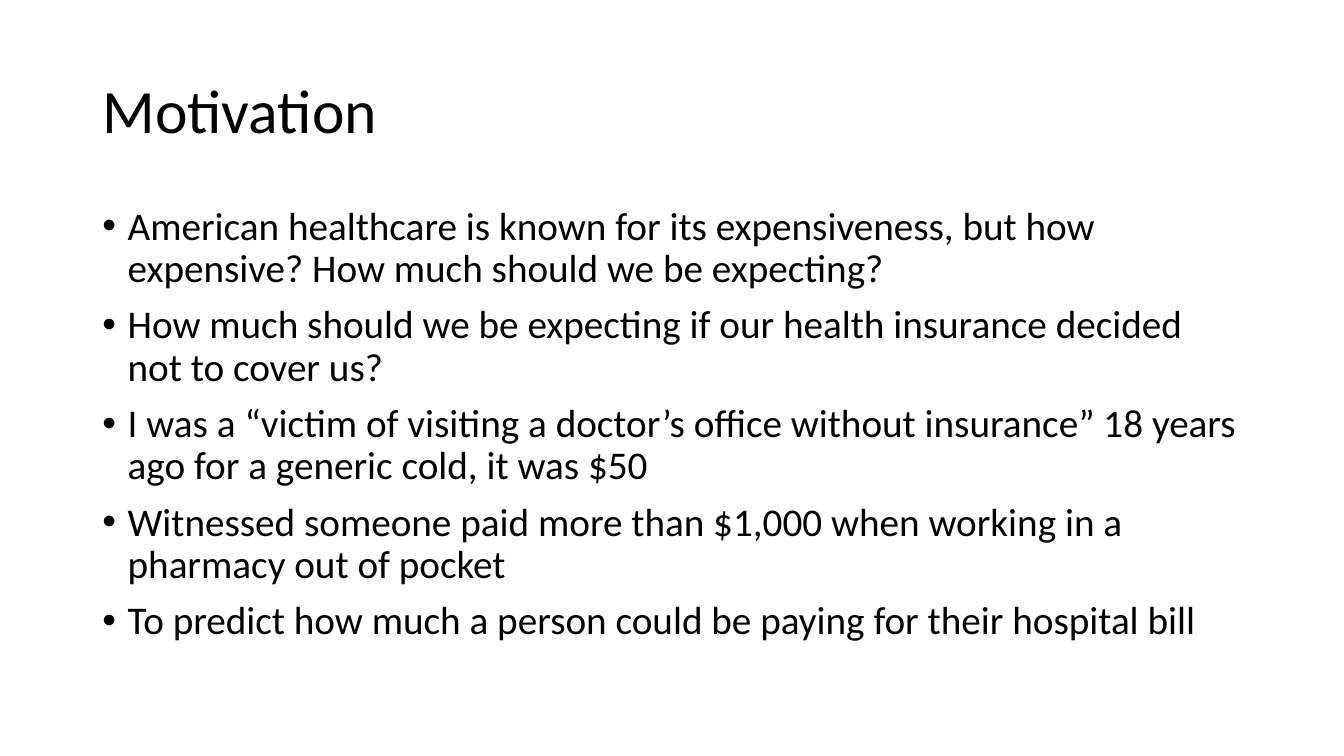
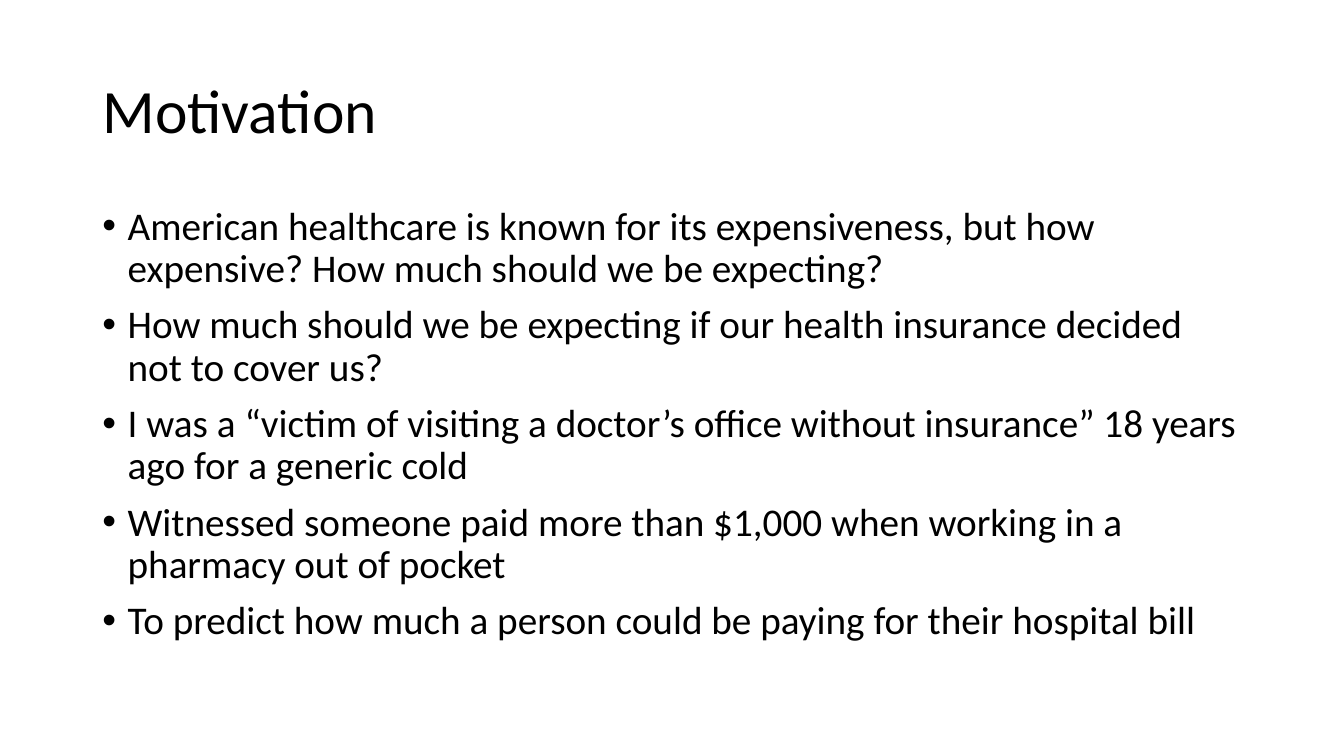
Before and after one commit to tonyzz987/GA, a slide deck: slide 2 of Capstone Presentation.pptx. Drawn at 1344x756 pixels with LibreOffice and Linux fonts; fonts in the diff are those of the drawing. Boxes give left, top, right and bottom in pixels: in the first picture for what was removed or moved away, otherwise in the second. Text is boxed around its words. In the diff, an @@ line names an element or a change of style, - is before the commit and + after.

```diff
--- a/Capstone Presentation.pptx
+++ b/Capstone Presentation.pptx
@@ text at box(128, 409, 1236, 486): text changed @@
-• I was a “victim of visiting a doctor’s office without insurance” 18 years ago for a generic cold, it was $50
+• I was a “victim of visiting a doctor’s office without insurance” 18 years ago for a generic cold
```
Also in this commit, not shown: 3 other slides changed.
